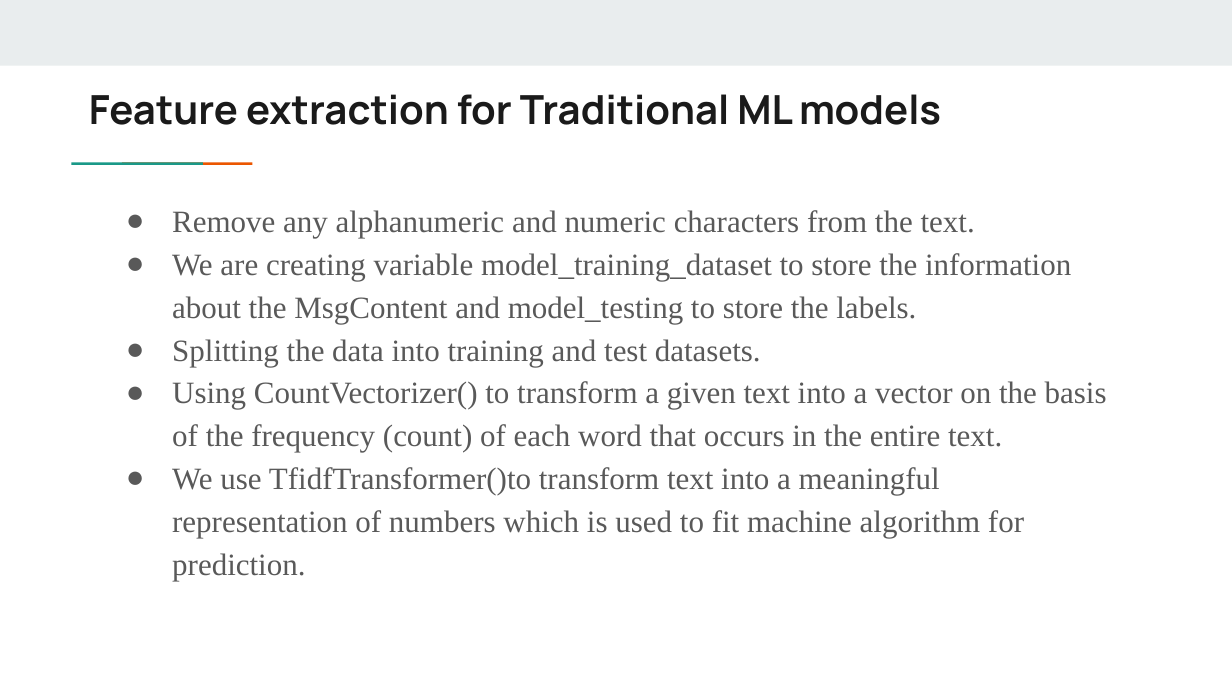
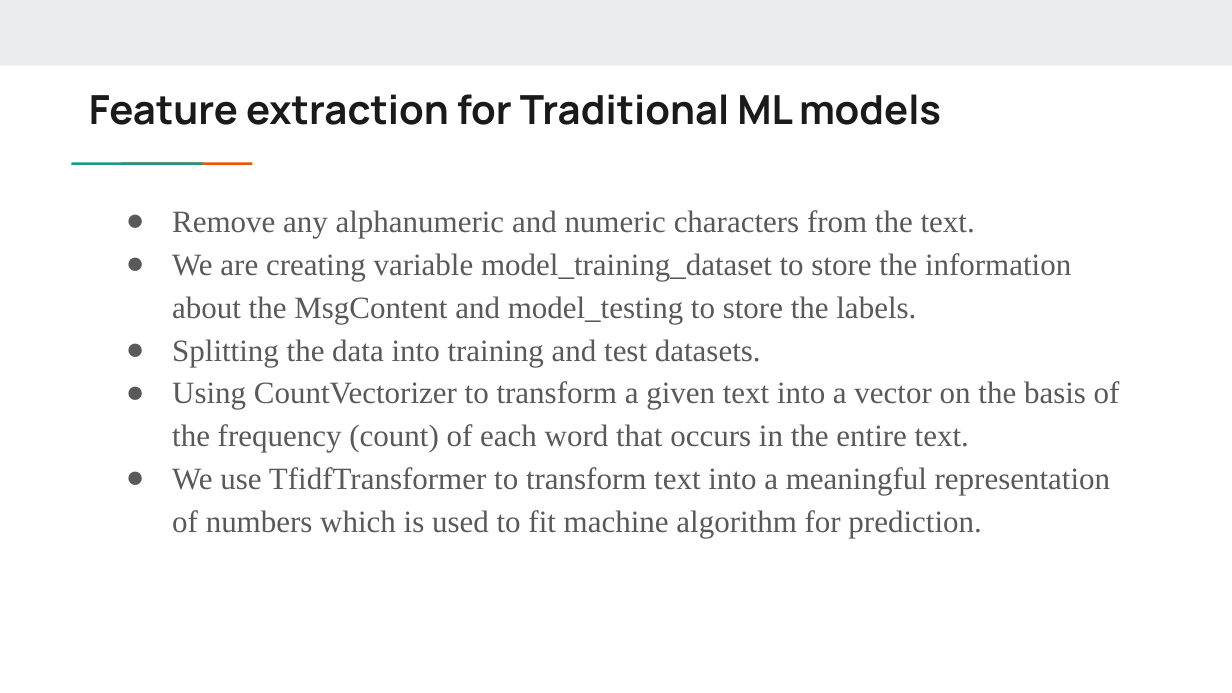
Before and after one commit to haribhumani/capstone_project, a slide deck: slide 27 of Fake_News_Detection_PPT.pptx (slide 26 before the commit). Drawn at 1232x693 pixels with LibreOffice and Linux fonts; fonts in the diff are those of the drawing. Boxes give left, top, right and bottom in pixels: in the first picture for what was removed or moved away, otherwise in the second. Text is boxed around its words. In the diff, an @@ line names an element or a change of style, - is before the commit and + after.

```diff
--- a/Fake_News_Detection_PPT.pptx
+++ b/Fake_News_Detection_PPT.pptx
@@ text at (172, 381, 1120, 538): text changed @@
-● Using CountVectorizer() to transform a given text into a vector on the basis of the frequency (count) of each word that occurs in the entire text.
-● We use TfidfTransformer()to transform text into a meaningful representation of numbers which is used to fit machine algorithm for prediction.
+● Using CountVectorizer to transform a given text into a vector on the basis of the frequency (count) of each word that occurs in the entire text.
+● We use TfidfTransformer to transform text into a meaningful representation of numbers which is used to fit machine algorithm for prediction.
```
Also in this commit, not shown: 7 other slides changed, 7 slides added, 3 slides removed, 4 other files.
